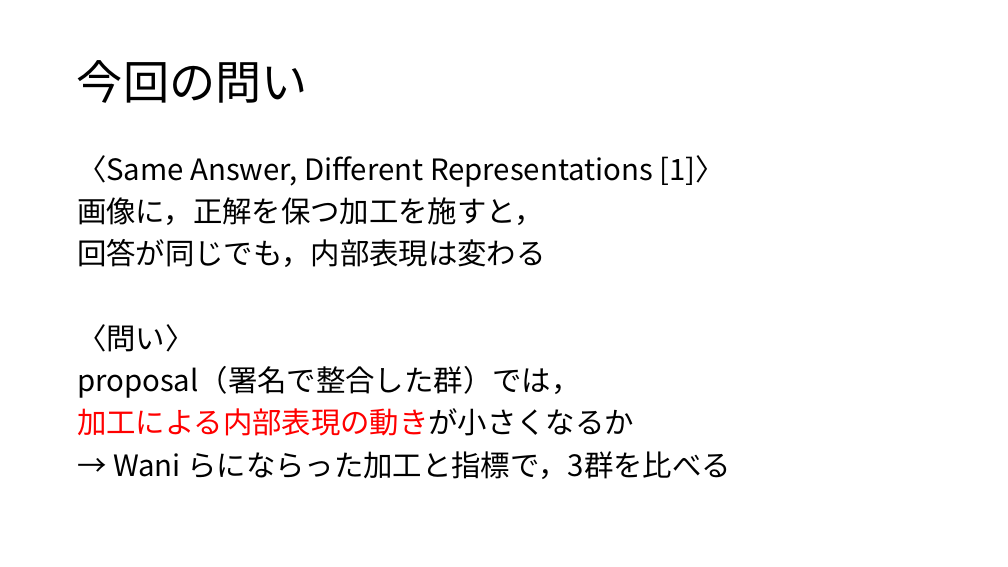
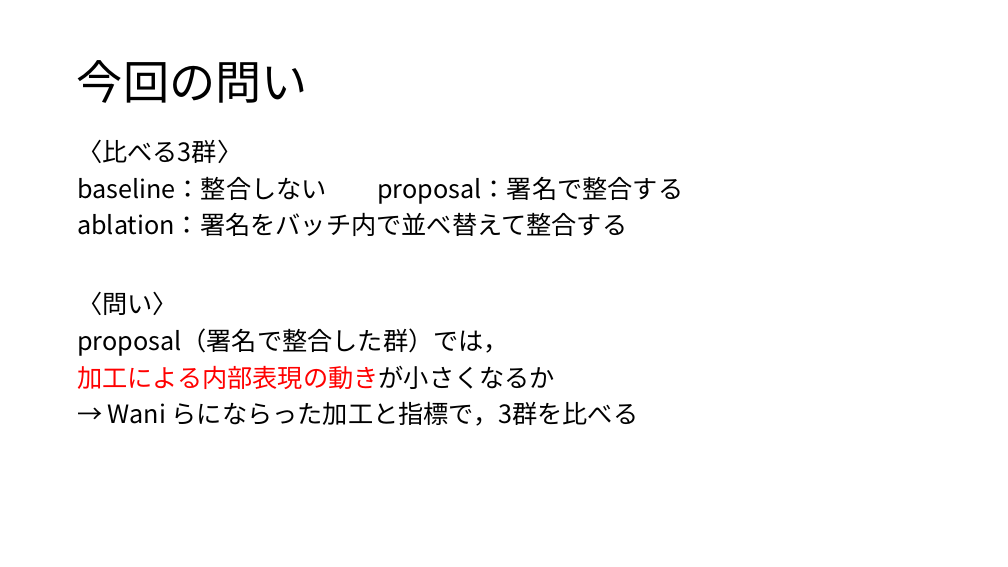
Before and after one commit to tomoking2004/cotar, a slide deck: slide 5 of presentations/20261030_進捗報告.pptx (slide 3 before the commit). Drawn at 1008x567 pixels with LibreOffice and Linux fonts; fonts in the diff are those of the drawing. Boxes give left, top, right and bottom in pixels: in the first picture for what was removed or moved away, otherwise in the second. Text is boxed around its words. In the diff, an @@ line names an element or a change of style, - is before the commit and + after.

```diff
--- a/presentations/20261030_進捗報告.pptx
+++ b/presentations/20261030_進捗報告.pptx
@@ text "〈比べる3群〉": place and size @@
-text "〈比べる3群〉" at (77,155,731,479)
+text "〈比べる3群〉" at (77,140,683,426)
@@ text at (77,140,683,236): text changed; size 28 to 24 pt @@
-〈Same Answer, Different Representations [1]〉
-画像に，正解を保つ加工を施すと，
-回答が同じでも，内部表現は変わる
+〈比べる3群〉
+baseline：整合しない proposal：署名で整合する
+ablation：署名をバッチ内で並べ替えて整合する
@@ text at (77,292,639,426): size 28 to 24 pt in "〈問い〉", "proposal（署名で整合した群）では，", "加工による内部表現の動きが小さくなるか", "→ Wani らにならった加工と指標で，3群を比べる"; less space between paragraphs @@
```
Also in this commit, not shown: 11 other slides changed, 6 slides added, 2 other files.
